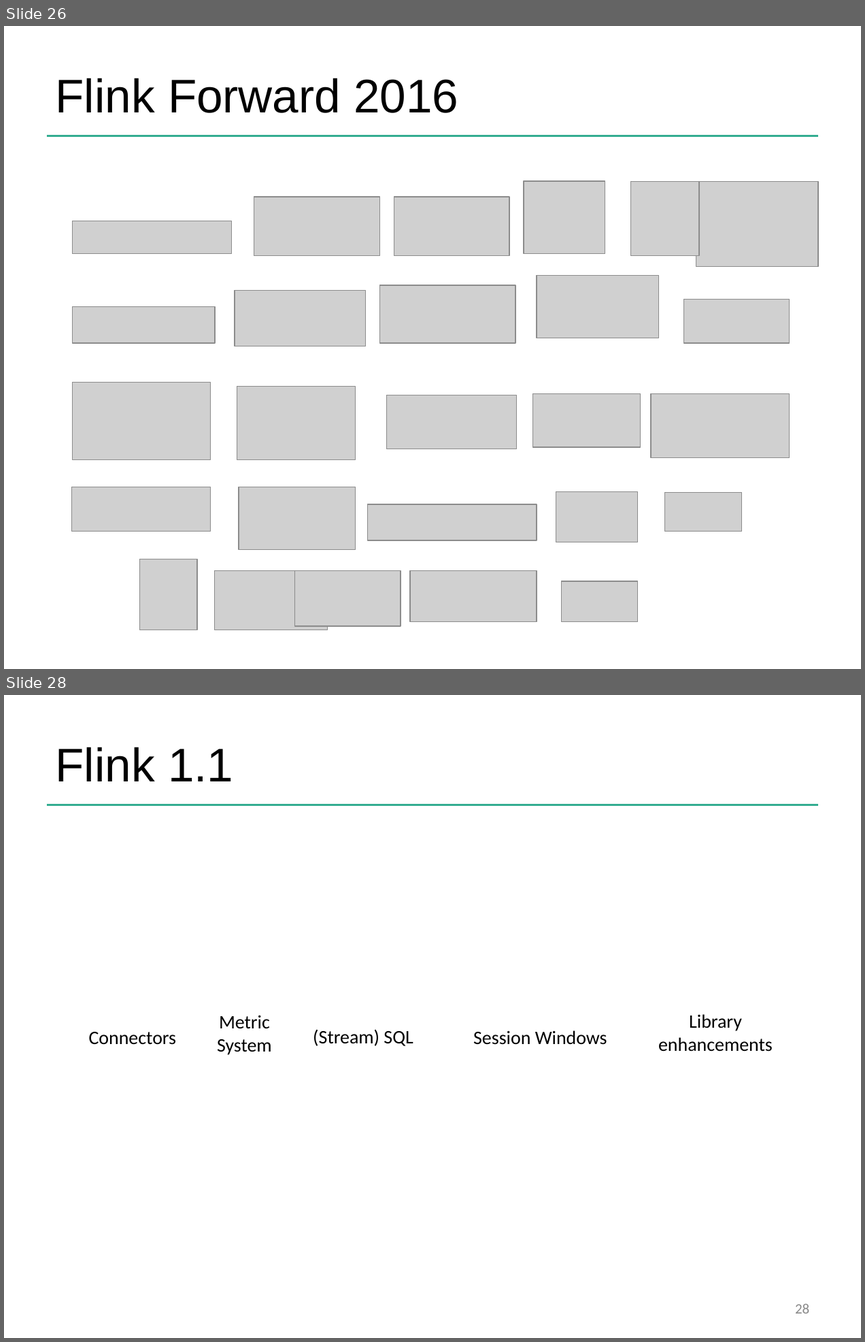
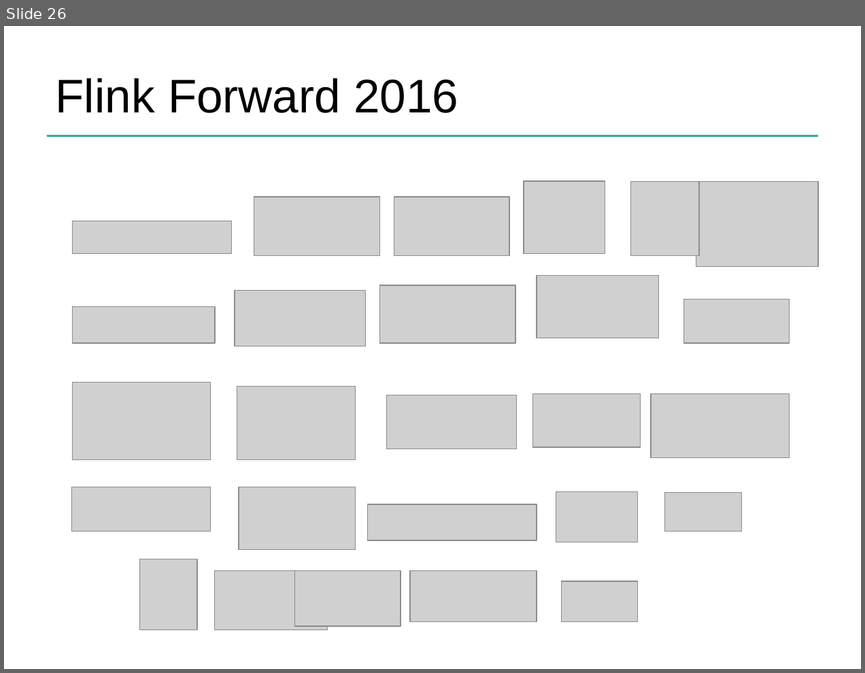
Before and after one commit to dataArtisans/flink-training-web, a slide deck: slides/flink_overview.pptx. Shown one above the other, each under a label of ours: slides 26 and 28 before the commit, slide 26 after it; the slides between them are not shown. The pictures are 865x1342 and 865x673 pixels, drawn with LibreOffice and Linux fonts; fonts in the diff are those of the drawing; grey boxes stand for pictures; background and template pictures are left out. Boxes give left, top, right and bottom in pixels: in the first picture for what was removed or moved away, otherwise in the second. Text is boxed around its words. In the diff, an @@ line names an element or a change of style, - is before the commit and + after.

```diff
--- a/slides/flink_overview.pptx
+++ b/slides/flink_overview.pptx
@@ slide 28 removed at (x1=4, y1=695, x2=861, y2=1338), background #FFFFFF; not listed: 1 template element that a slide beside it also shows @@
@@ title removed at (x1=56, y1=747, x2=233, y2=781) @@
-Flink 1.1
@@ text removed at (x1=217, y1=1015, x2=272, y2=1055) @@
-Metric
-System
@@ text removed at (x1=658, y1=1014, x2=772, y2=1051) @@
-Library
-enhancements
@@ text removed at (x1=89, y1=1032, x2=177, y2=1045) @@
-Connectors
@@ text removed at (x1=313, y1=1029, x2=413, y2=1046) @@
-(Stream) SQL
@@ text removed at (x1=473, y1=1030, x2=607, y2=1045) @@
-Session Windows
@@ page number removed at (x1=795, y1=1304, x2=809, y2=1313) @@
-28
```
Also in this commit, not shown: 3 other slides removed.
